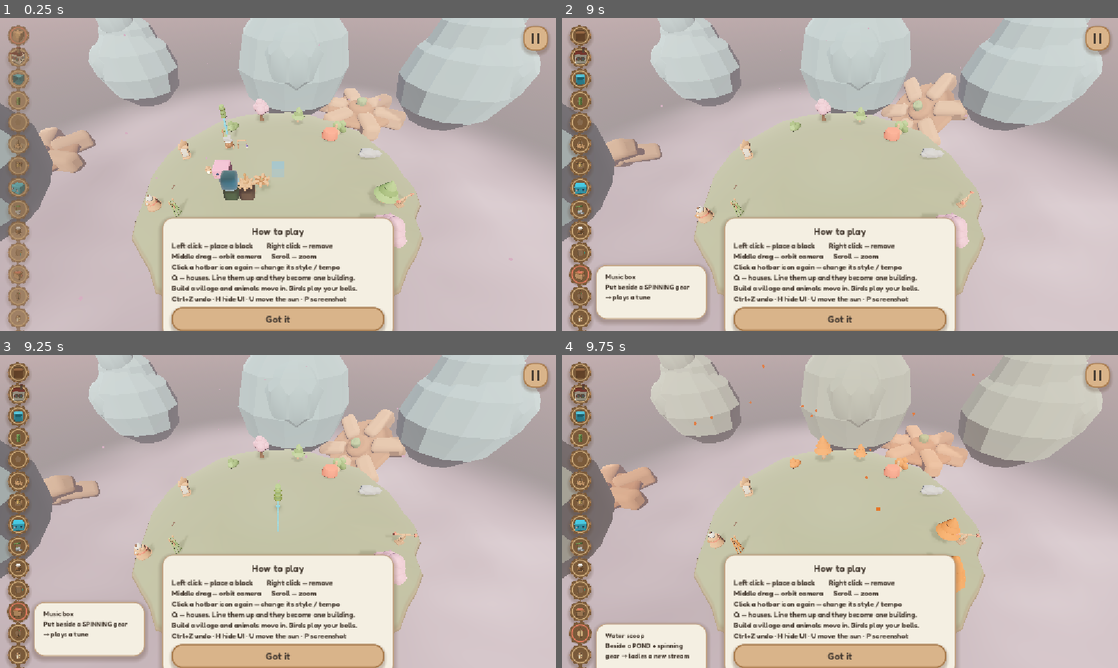
Above: before the commit, frames 1-4 (two rows, left to right).
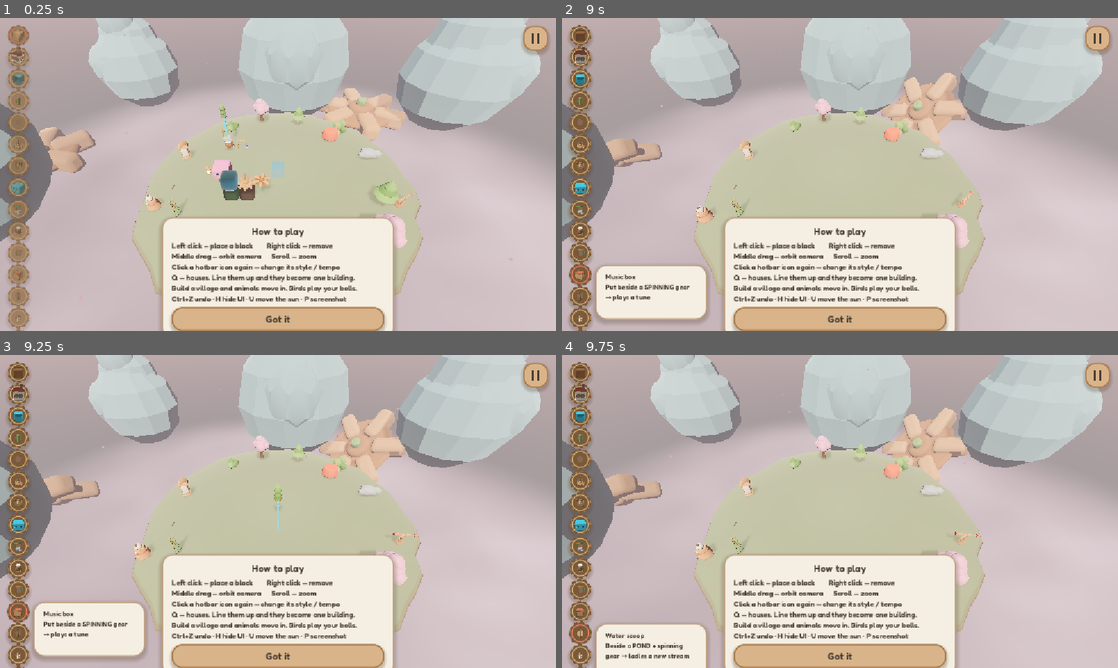
Above: after the commit, the same moments.

Repository: Saudadeeee/Karakuri-stream
Game: Godot game, scene res://tests/regression.tscn
The game is run twice, just before and just after one commit, with the same random seed, the same clock (stepped at 60 frames per second) and the same inputs. This scene is started directly instead of the project's main scene.
Inputs (mouse positions are in pixels of both pictures, inside the frame that each line leads up to):
- Up to frame 1 (0.25 s): no input
- Up to frame 2 (9 s): click (578, 36) at 0.52 s; click (578, 55) at 1.27 s; click (578, 77) at 2.02 s; click (578, 99) at 2.77 s; click (578, 121) at 3.52 s; click (578, 143) at 4.27 s; click (578, 165) at 5.02 s; click (578, 187) at 5.77 s; click (578, 208) at 6.52 s; click (578, 230) at 7.27 s; click (578, 252) at 8.02 s; click (578, 274) at 8.77 s
- Up to frame 3 (9.25 s): no input
- Up to frame 4 (9.75 s): click (578, 633) at 9.52 s

Frames 1-3 are identical in both runs. In frame 4, 3.1% of the frame differs, in the area x 6-75%, y 3-76%.

Commit message:
feat: spires, courtyards and bunting — surprises the town gives back
Click placement stays exactly as it was, effect and all. What was actually being
asked for is the other half of the Townscaper feeling: you stack a few cells a
certain way and the town answers with something you did not know was in there.

The rule these follow, and the reason they are not just more decoration: a
surprise must be EARNED BY A SHAPE, never rolled. A random prop is noise. The
same shape producing the same result every time is a rule the player can learn
and then go and use on purpose — and that difference is the entire effect.

  SPIRE. Four storeys straight up and no more than one cell thick, and the roof
  stops being a roof: a tapered stepped spire with a weathervane, turned by the
  building hash so no two towers point the same way. It becomes the one landmark
  visible from anywhere on the island, which is the point of rewarding height.
  Widen the top and it goes back to being a roof — a landmark has to be a tower.

  COURTYARD. Ring an empty cell with houses and the hole becomes a planted
  garden with a tree and a bench, built INTO the gap. Ownership goes to the
  lexicographically first of the four surrounding cells, so it appears exactly
  once however many houses touch it — the same trick the corner posts use.

  BUNTING. Leave exactly one cell of air between two rooftops at the same height
  and a line of little flags is strung across, sagging in the middle the way a
  real line does. Two cells apart is a street, not a washing line. Only the near
  end of the pair draws it, so the line is never doubled on itself.

Regression covers the negatives as much as the positives, because that is where
a "rule" turns back into a random prop: three storeys gets NO spire, widening the
top removes it, filling the ring removes the courtyard, a two-cell gap gets no
bunting, and an enclosed cell grows exactly one courtyard rather than four.

24 houses, lite: 3.67 ms p50, 0 frames over 16.7 ms in 420.

Diff:
--- a/scripts/blocks/house_block.gd
+++ b/scripts/blocks/house_block.gd
@@ -171,6 +171,15 @@
 	var dormer: Vector3i = HouseShape.dormer_side(grid_cell)
 	if dormer != Vector3i.ZERO:
 		_build_dormer(dormer, wall_col, trim_col)
+	# --- the surprises: geometry the player never asked for, earned by a shape ---
+	if HouseShape.has_spire(grid_cell):
+		_build_spire(trim_col)
+	var court: Vector3i = HouseShape.courtyard_dir(grid_cell)
+	if court != Vector3i.ZERO:
+		_build_courtyard(court, trim_col)
+	var bunt: Vector3i = HouseShape.bunting_dir(grid_cell)
+	if bunt != Vector3i.ZERO:
+		_build_bunting(bunt)
 
 	# Everything above went into ONE mesh, grouped by colour: four or five draw
 	# calls per cell instead of one per plank.
@@ -534,6 +543,56 @@
 		at + Vector3(0, 0.17, 0), _tint(_palette["roof"]))
 	_batch.box(_slab(out, 0.18, 0.16), at + out * 0.17 + Vector3(0, -0.01, 0), _glass_col())
 	_batch.box(_slab(out, 0.22, 0.04), at + out * 0.18 + Vector3(0, -0.11, 0), trim_col)
+
+## A tall thin tower stops being a house and becomes a landmark: a tapered spire
+## with a weathervane on top. Visible from anywhere on the island, which is the
+## whole point of rewarding someone for building UP.
+func _build_spire(trim_col: Color) -> void:
+	var roof: Color = _tint(_palette["roof"])
+	var base: float = 0.5 + ROOF_STEP[1]
+	var steps := 5
+	for i in steps:
+		var t: float = float(i) / float(steps)
+		var w: float = lerpf(0.46, 0.06, t)
+		_batch.box(Vector3(w, 0.26, w), Vector3(0, base + 0.13 + t * 1.15, 0), roof)
+	var top: float = base + 1.35
+	_batch.box(Vector3(0.05, 0.28, 0.05), Vector3(0, top, 0), trim_col)
+	# Weathervane: a little arrow across the mast, turned by the cell hash so no
+	# two towers in a town point the same way.
+	var ang: float = HouseShape.building_roll(grid_cell, 97) * TAU
+	_batch.box(Vector3(0.34, 0.04, 0.05), Vector3(0, top + 0.16, 0), trim_col,
+		Basis(Vector3(0, 1, 0), ang))
+
+## Ring an empty cell with houses and the hole becomes a planted courtyard.
+## Built INTO the neighbouring empty cell, by whichever surrounding cell owns it,
+## so it appears exactly once however many houses touch it.
+func _build_courtyard(dir: Vector3i, trim_col: Color) -> void:
+	var at := Vector3(float(dir.x), 0.0, float(dir.z))
+	var paving: Color = _tint(Color("b3a68e"))
+	_batch.box(Vector3(0.92, 0.12, 0.92), at + Vector3(0, -0.46, 0), paving)
+	# A small tree in the middle, and a bench against one side.
+	var leaf: Color = _tint(Color("6f9e5a"))
+	_batch.box(Vector3(0.09, 0.34, 0.09), at + Vector3(0, -0.23, 0), trim_col)
+	_batch.box(Vector3(0.44, 0.3, 0.44), at + Vector3(0, 0.02, 0), leaf)
+	_batch.box(Vector3(0.3, 0.24, 0.3), at + Vector3(0, 0.24, 0), leaf)
+	_batch.box(Vector3(0.34, 0.05, 0.13), at + Vector3(-0.28, -0.3, 0.26), trim_col)
+
+## A line of little flags strung across a one-cell gap between two rooftops at
+## the same height. Only the NEAR cell of the pair draws it, so the line appears
+## once rather than twice in the same place.
+func _build_bunting(dir: Vector3i) -> void:
+	var along := Vector3(float(dir.x), 0.0, float(dir.z))
+	var top: float = 0.5 + HouseShape.roof_top_height(grid_cell) + 0.16
+	var cord: Color = _tint(Color("6b5a45"))
+	var flags: Array[Color] = [_tint(ACCENT), _tint(Color("f0b53c")), _tint(Color("bcd4dd"))]
+	var span := 2.0
+	for i in 7:
+		var t: float = (float(i) + 0.5) / 7.0
+		# Sag: the cord dips in the middle the way a real line does.
+		var sag: float = sin(t * PI) * 0.16
+		var at: Vector3 = along * (t * span) + Vector3(0, top - sag, 0)
+		_batch.box(along * 0.3 + Vector3(0.03, 0.03, 0.03), at, cord)
+		_batch.box(Vector3(0.07, 0.13, 0.07), at + Vector3(0, -0.09, 0), flags[i % flags.size()])
 
 func _build_chimney(trim_col: Color) -> void:
 	var at := Vector3(0.26, 0.5 + ROOF_H * 0.55, 0.26)
--- a/scripts/data/house_shape.gd
+++ b/scripts/data/house_shape.gd
@@ -350,6 +350,75 @@
 		return 1
 	return 0
 
+# ------------------------------------------------------------------ surprises
+## Things the building does that the player never asked for, but that make sense
+## once they appear. This is where Townscaper's delight actually lives: you stack
+## a few cells a certain way and the town answers with something you did not know
+## was in there. Each of these is EMERGENT — a consequence of a shape, never a
+## dice roll — so finding one twice in the same configuration is reliable, and
+## that is what makes it feel like a discovered rule rather than a random prop.
+
+## How many storeys tall this building is.
+static func component_height(cell: Vector3i) -> int:
+	var info: Dictionary = _component(cell)
+	return int(info["hi"].y) - int(info["lo"].y) + 1
+
+## A SPIRE: build a tower at least four storeys tall and no more than one cell
+## thick and it stops being a house with a roof and becomes a landmark. The
+## reward for building UP rather than out, and the one piece of the town that is
+## visible from anywhere on the island.
+static func has_spire(cell: Vector3i) -> bool:
+	if not is_roof_cell(cell) or component_height(cell) < 4:
+		return false
+	var wide := 0
+	for d in SIDES:
+		if is_house(cell + d):
+			wide += 1
+	return wide <= 1
+
+## A COURTYARD: ring house cells around an empty one and the gap becomes a
+## planted courtyard rather than a hole. Returns the direction to the enclosed
+## cell, or ZERO. Ownership goes to the lexicographically first of the four
+## surrounding cells so the courtyard is built exactly once.
+static func courtyard_dir(cell: Vector3i) -> Vector3i:
+	for d in SIDES:
+		var gap: Vector3i = cell + d
+		if GridManager.has_block(gap):
+			continue
+		var ring: Array[Vector3i] = []
+		var enclosed := true
+		for e in SIDES:
+			var n: Vector3i = gap + e
+			if not is_house(n):
+				enclosed = false
+				break
+			ring.append(n)
+		if not enclosed:
+			continue
+		var owner: Vector3i = ring[0]
+		for r in ring:
+			if _less(r, owner):
+				owner = r
+		if owner == cell:
+			return d
+	return Vector3i.ZERO
+
+## BUNTING: leave exactly one cell of air between two rooftops at the same height
+## and a line of little flags gets strung across it. Rewards building a street
+## with a gap in it instead of one solid block, and it is the detail that makes a
+## town look inhabited rather than constructed.
+static func bunting_dir(cell: Vector3i) -> Vector3i:
+	if not is_roof_cell(cell):
+		return Vector3i.ZERO
+	for d in [Vector3i(1, 0, 0), Vector3i(0, 0, 1)]:
+		var gap: Vector3i = cell + d
+		var far: Vector3i = cell + d * 2
+		if GridManager.has_block(gap):
+			continue
+		if is_roof_cell(far) and roof_top_height(far) == roof_top_height(cell):
+			return d          # only the NEAR cell owns it, so the line is drawn once
+	return Vector3i.ZERO
+
 ## Windows for one exposed face: 0-2 of them, biased so ground floors (which
 ## usually carry the door) stay plainer than the storeys above. Returns local
 ## X offsets across the face.
--- a/tests/regression.gd
+++ b/tests/regression.gd
@@ -39,6 +39,8 @@
 	await _sec_stream_ground()
 	print("SECTION _sec_save_corruption")
 	await _sec_save_corruption()
+	print("SECTION _sec_surprises")
+	await _sec_surprises()
 	print("SECTION _sec_theme_switch")
 	await _sec_theme_switch()
 	print("SECTION _sec_photo_and_misc")
@@ -563,6 +565,69 @@
 	WildlifeManager._timer = 10.0
 	for _f in range(4):
 		await get_tree().process_frame
+
+## 7f. The surprises must be EARNED BY A SHAPE, never rolled. Finding the same
+## thing twice in the same configuration is what turns a prop into a rule the
+## player can learn and then play with on purpose.
+func _sec_surprises() -> void:
+	# SPIRE: four storeys and thin. Three storeys must NOT get one, or the
+	# reward for building up stops meaning anything.
+	_clear()
+	await get_tree().process_frame
+	for y in 3:
+		_b(Vector3i(0, y, 44), BlockData.Type.HOUSE)
+	await get_tree().process_frame
+	_check(not HouseShape.has_spire(Vector3i(0, 2, 44)), "three storeys is not yet a landmark")
+	_b(Vector3i(0, 3, 44), BlockData.Type.HOUSE)
+	await get_tree().process_frame
+	_check(HouseShape.has_spire(Vector3i(0, 3, 44)), "a four-storey tower earns its spire")
+	_check(HouseShape.component_height(Vector3i(0, 0, 44)) == 4, "building height counts storeys")
+	# Widening it takes the spire away again: a landmark has to be a TOWER.
+	_b(Vector3i(1, 3, 44), BlockData.Type.HOUSE)
+	_b(Vector3i(-1, 3, 44), BlockData.Type.HOUSE)
+	await get_tree().process_frame
+	_check(not HouseShape.has_spire(Vector3i(0, 3, 44)), "a fat top is a roof, not a spire")
+
+	# COURTYARD: ring an empty cell and it becomes a garden — owned by exactly
+	# ONE of the four surrounding cells so it is never built twice.
+	_clear()
+	await get_tree().process_frame
+	var ring := [Vector3i(1, 0, 46), Vector3i(-1, 0, 46), Vector3i(0, 0, 47), Vector3i(0, 0, 45)]
+	for c in ring:
+		_b(c, BlockData.Type.HOUSE)
+	await get_tree().process_frame
+	var owners := 0
+	for c in ring:
+		if HouseShape.courtyard_dir(c) != Vector3i.ZERO:
+			owners += 1
+	_check(owners == 1, "an enclosed gap grows exactly one courtyard")
+	# Fill the hole and the courtyard has nowhere to be.
+	_b(Vector3i(0, 0, 46), BlockData.Type.HOUSE)
+	await get_tree().process_frame
+	var still := 0
+	for c in ring:
+		if HouseShape.courtyard_dir(c) != Vector3i.ZERO:
+			still += 1
+	_check(still == 0, "filling the gap removes the courtyard")
+
+	# BUNTING: exactly one cell of air between two rooftops of equal height, and
+	# only the near side draws it so the line is not doubled.
+	_clear()
+	await get_tree().process_frame
+	_b(Vector3i(0, 0, 48), BlockData.Type.HOUSE)
+	_b(Vector3i(2, 0, 48), BlockData.Type.HOUSE)
+	await get_tree().process_frame
+	_check(HouseShape.bunting_dir(Vector3i(0, 0, 48)) == Vector3i(1, 0, 0), "a one-cell gap strings bunting")
+	_check(HouseShape.bunting_dir(Vector3i(2, 0, 48)) == Vector3i.ZERO, "only one end draws the line")
+	# Two cells apart is a street, not a washing line.
+	_clear()
+	await get_tree().process_frame
+	_b(Vector3i(0, 0, 48), BlockData.Type.HOUSE)
+	_b(Vector3i(3, 0, 48), BlockData.Type.HOUSE)
+	await get_tree().process_frame
+	_check(HouseShape.bunting_dir(Vector3i(0, 0, 48)) == Vector3i.ZERO, "a wider gap gets no bunting")
+	_clear()
+	await get_tree().process_frame
 
 ## 7e. Water must land ON the island. The lawn is a sculpted MESH, not grid
 ## blocks, so nothing in GridManager stops a falling stream at it — a spout on
--- a/tools/shoot.gd
+++ b/tools/shoot.gd
@@ -65,14 +65,12 @@
 ## A small sample build so a screenshot shows the actual game, not empty ground.
 func _village(root: Node) -> void:
 	var plan := []
-	# Two supported towers with a span between them -> arches, plus a coloured row.
+	# One of each surprise: a 5-storey thin TOWER (spire), a ring of cells around
+	# an empty middle (courtyard), and two rooftops one cell apart (bunting).
 	for e in [
-		[0,0,0],[0,1,0],[0,2,0],
-		[3,0,0],[3,1,0],[3,2,0],
-		[1,2,0],[2,2,0],
-		[1,1,0],[2,1,0],
-		[0,0,3],[1,0,3],[2,0,3],[1,1,3],
-		[5,0,1],[5,0,2],[5,1,1],
+		[0,0,0],[0,1,0],[0,2,0],[0,3,0],[0,4,0],
+		[3,0,0],[4,0,0],[5,0,0],[3,0,1],[5,0,1],[3,0,2],[4,0,2],[5,0,2],
+		[0,0,4],[2,0,4],
 	]:
 		plan.append([Vector3i(e[0]-2, e[1], e[2]-1), BlockData.Type.HOUSE])
 	for e in plan:
Not shown, changed: README.md
Not shown, changed: docs/townscaper.md
